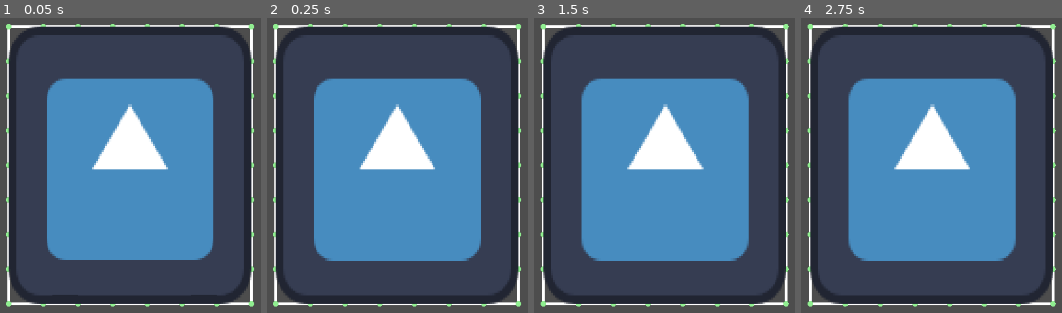
Above: before the commit, frames 1-4 (left to right).
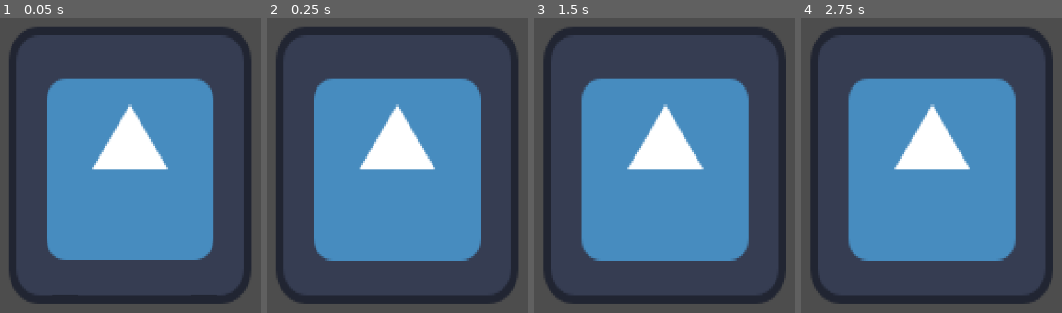
Above: after the commit, the same moments.

Repository: kennethbchen/Medical-Malpicross-Game
Game: Godot game, scene res://scenes/game.tscn
Two runs of this game, one before a commit and one after it. Both use one fixed random seed, a clock stepped at 60 frames per second and the inputs below. The engine's default icon, where the game draws it, is replaced by a stand-in: a white triangle on a blue panel in a dark square.
Inputs (mouse positions are in pixels of both pictures, inside the frame that each line leads up to):
- Up to frame 1 (0.05 s): no input
- Up to frame 2 (0.25 s): no input
- Up to frame 3 (1.5 s): tap Enter at 0.5 s; move the mouse to (outside the picture) at 0.52 s; tap Space at 1.25 s; move the mouse to (748, 239) at 1.27 s
- Up to frame 4 (2.75 s): tap Enter at 2 s; move the mouse to (outside the picture) at 2.02 s

The runs differ from the first frame. In frame 1, 3.0% of the frame differs, in the area x 2-98%, y 2-98%; in frame 2, 3.0%; in frame 3, 3.1%; in frame 4, 3.1%.

Commit message:
Cleaned up grid_mesh.gd

Diff:
--- a/scenes/game.tscn
+++ b/scenes/game.tscn
@@ -11,7 +11,6 @@
 
 [node name="PointMassSim" type="Node2D" parent="."]
 script = ExtResource("1_uwrxv")
-draw_sim = true
 metadata/_edit_group_ = true
 
 [node name="DebugCommands" type="Node" parent="."]
--- a/scripts/resources/grid_mesh.gd
+++ b/scripts/resources/grid_mesh.gd
@@ -1,10 +1,6 @@
 extends MeshInstance2D
 
 class_name GridMesh2D
-
-@export var max_uv: Vector2 = Vector2(1, 1)
-func _ready() -> void:
-	pass # Replace with function body.
 
 ## Assumes rectangular array of points
 func construct_from_points(points: Array[Vector2], rows: int, columns: int) -> void:
@@ -70,10 +66,3 @@
 	arrays[Mesh.ARRAY_TEX_UV] = uvs
 
 	am.add_surface_from_arrays(Mesh.PRIMITIVE_TRIANGLES, arrays)
-
-func push_quad(top_left_position: Vector2, quad_size: float) -> void:
-	pass
-
-# Called every frame. 'delta' is the elapsed time since the previous frame.
-func _process(delta: float) -> void:
-	pass
